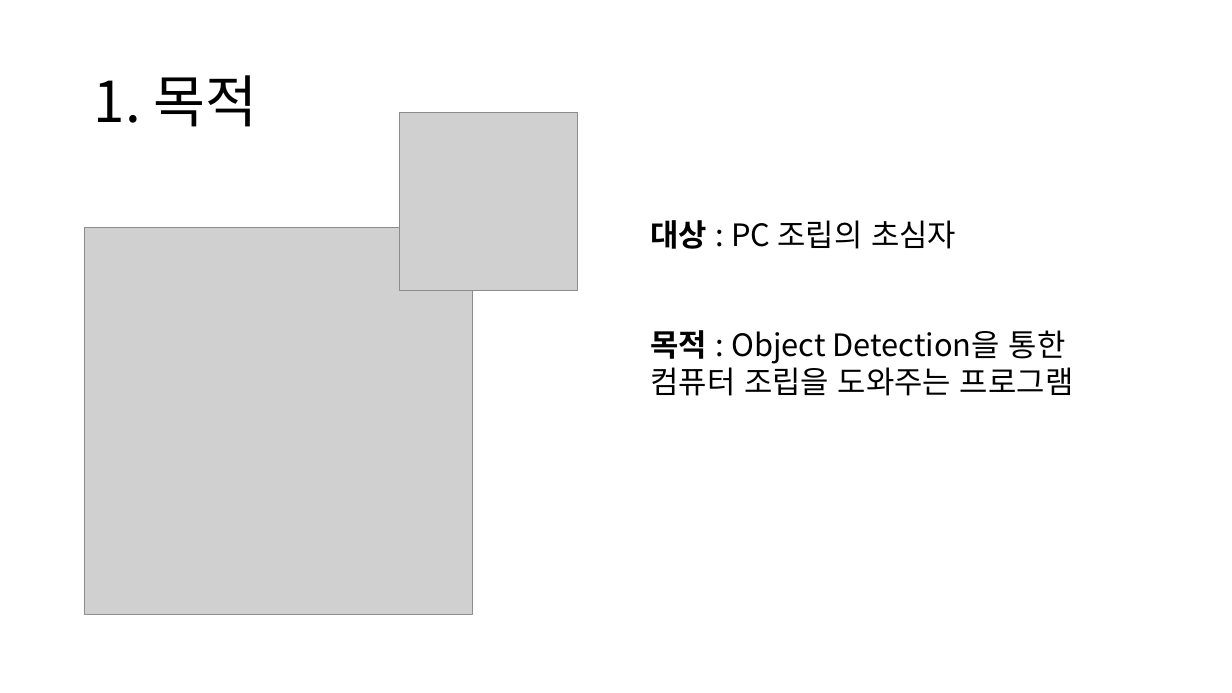
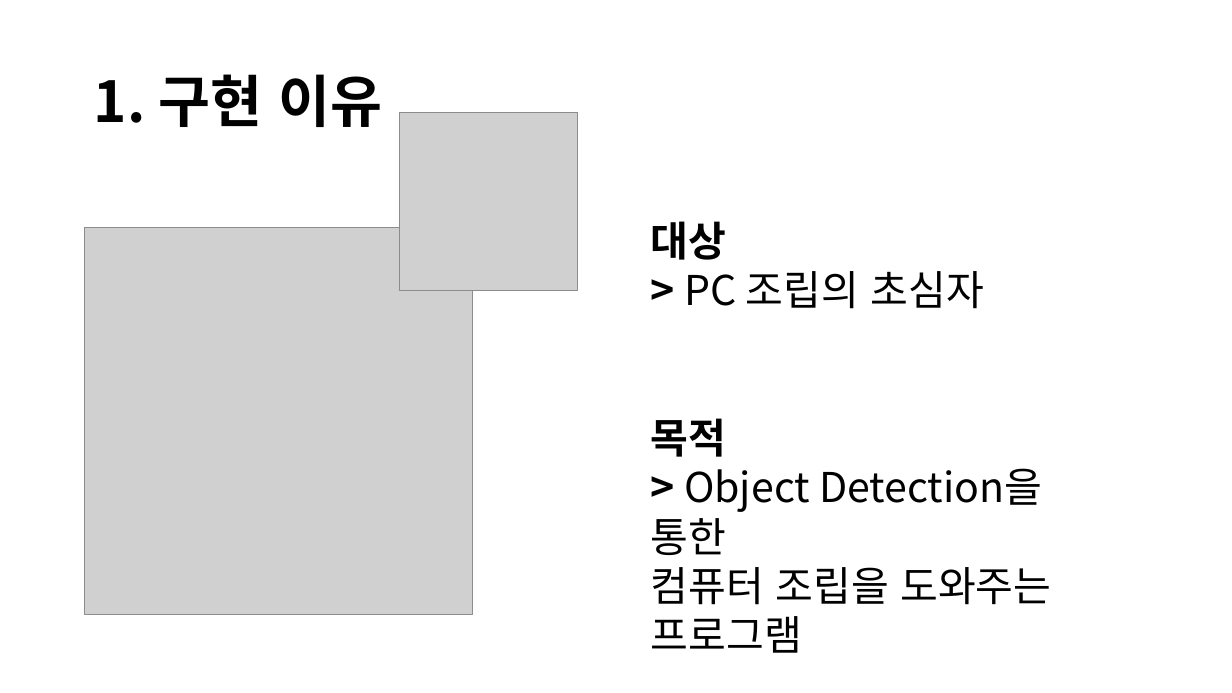
Before and after one commit to Team-Tetrapod/project, a slide deck: slide 3 of 2. 발표자료/PC조립 헬퍼 최종본.pptx (slide 10 before the commit). Drawn at 1232x693 pixels with LibreOffice and Linux fonts; fonts in the diff are those of the drawing; grey boxes stand for pictures. Boxes give left, top, right and bottom in pixels: in the first picture for what was removed or moved away, otherwise in the second. Text is boxed around its words. In the diff, an @@ line names an element or a change of style, - is before the commit and + after.

```diff
--- a/2. 발표자료/PC조립 헬퍼 최종본.pptx
+++ b/2. 발표자료/PC조립 헬퍼 최종본.pptx
@@ title at (94, 74, 382, 127): text changed; bold on @@
-1. 목적
+1. 구현 이유
@@ text at (651, 221, 1051, 653): text changed; size 24 to 32 pt @@
-대상 : PC 조립의 초심자
-목적 : Object Detection을 통한 컴퓨터 조립을 도와주는 프로그램
+대상
+> PC 조립의 초심자
+목적
+> Object Detection을 통한
+컴퓨터 조립을 도와주는 프로그램
```
Also in this commit, not shown: 5 other slides changed, 5 slides added, 7 slides removed, 1 other file.
